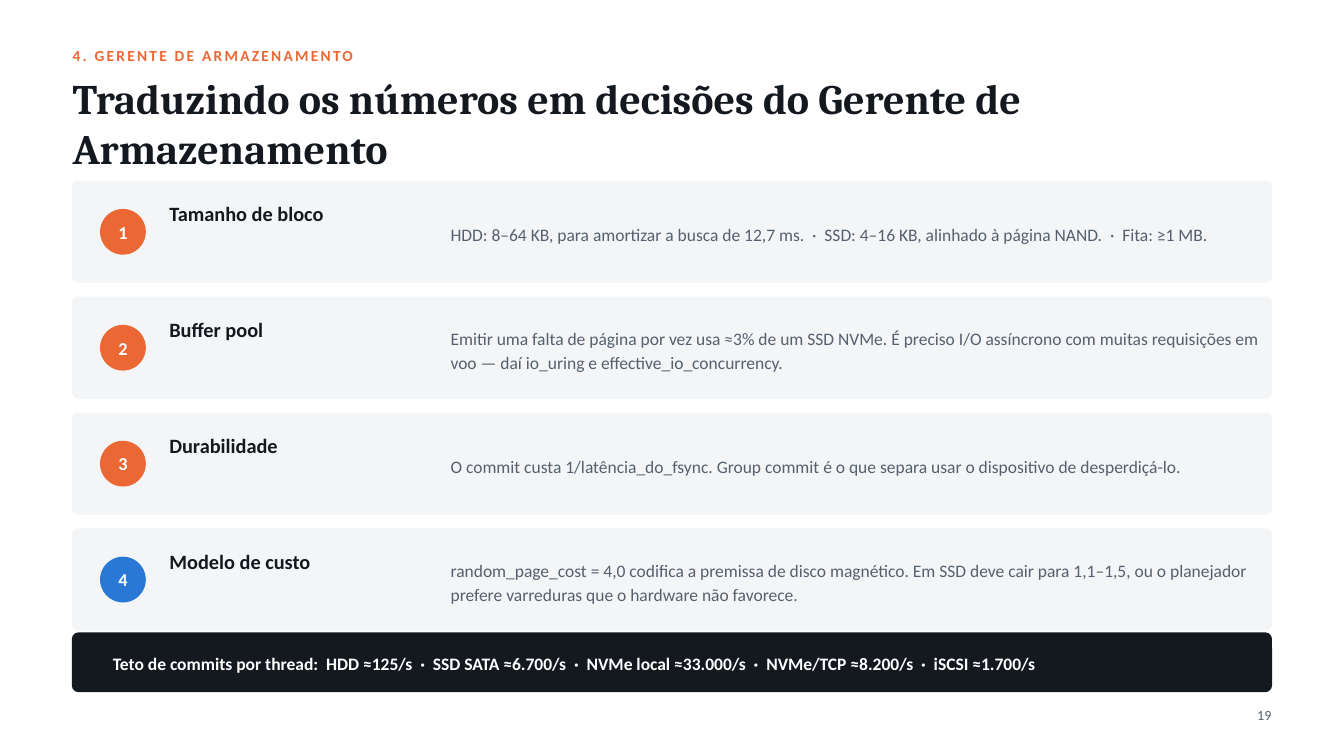
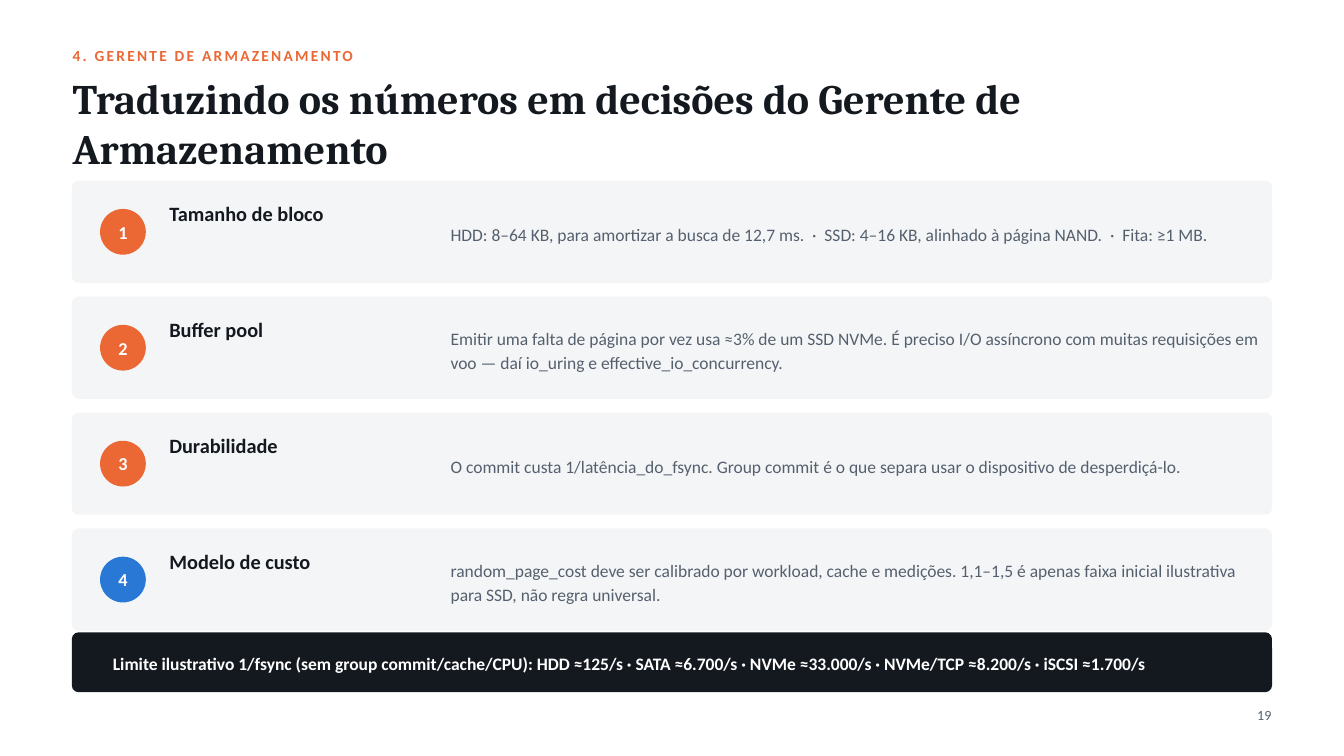
Before and after one commit to guilherme-hu/Trabalho-CBD, a slide deck: slide 20 of Storage e Interfaces/Slides_Armazenamento_SBD.pptx. Drawn at 1344x756 pixels with LibreOffice and Linux fonts; fonts in the diff are those of the drawing. Boxes give left, top, right and bottom in pixels: in the first picture for what was removed or moved away, otherwise in the second. Text is boxed around its words. In the diff, an @@ line names an element or a change of style, - is before the commit and + after.

```diff
--- a/Storage e Interfaces/Slides_Armazenamento_SBD.pptx
+++ b/Storage e Interfaces/Slides_Armazenamento_SBD.pptx
@@ text at (451, 565, 1235, 604): text changed @@
-random_page_cost = 4,0 codifica a premissa de disco magnético. Em SSD deve cair para 1,1–1,5, ou o planejador prefere varreduras que o hardware não favorece.
+random_page_cost deve ser calibrado por workload, cache e medições. 1,1–1,5 é apenas faixa inicial ilustrativa para SSD, não regra universal.
@@ text at (113, 657, 1145, 673): text changed @@
-Teto de commits por thread: HDD ≈125/s · SSD SATA ≈6.700/s · NVMe local ≈33.000/s · NVMe/TCP ≈8.200/s · iSCSI ≈1.700/s
+Limite ilustrativo 1/fsync (sem group commit/cache/CPU): HDD ≈125/s · SATA ≈6.700/s · NVMe ≈33.000/s · NVMe/TCP ≈8.200/s · iSCSI ≈1.700/s
```
Also in this commit, not shown: 10 other slides changed, 28 other files.
